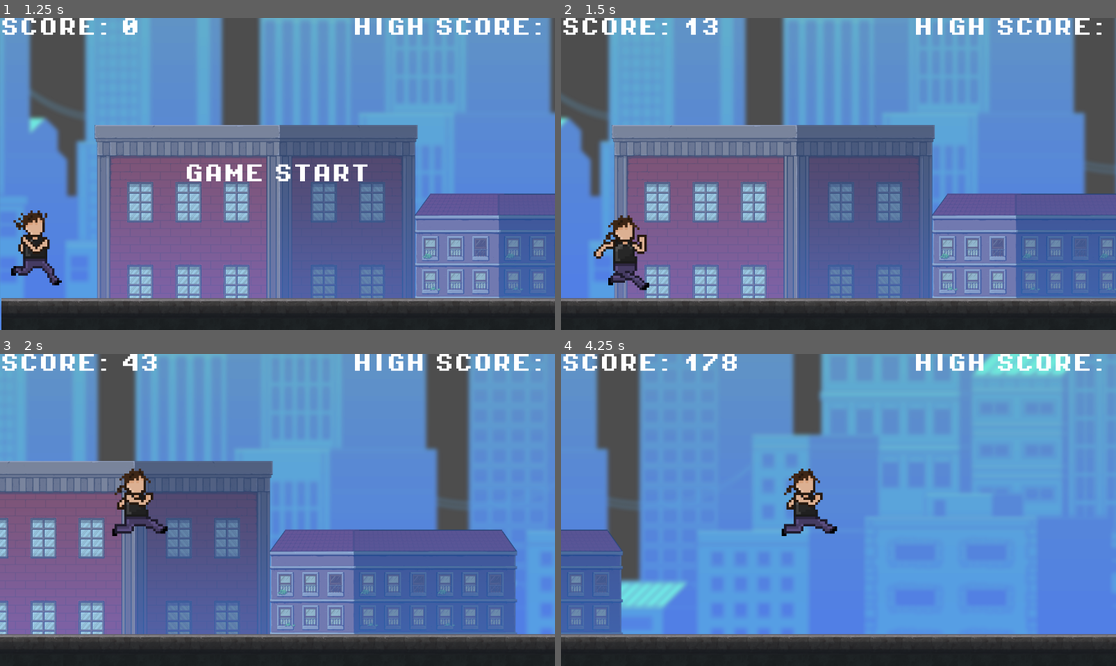
Above: before the commit, frames 1-4 (two rows, left to right).
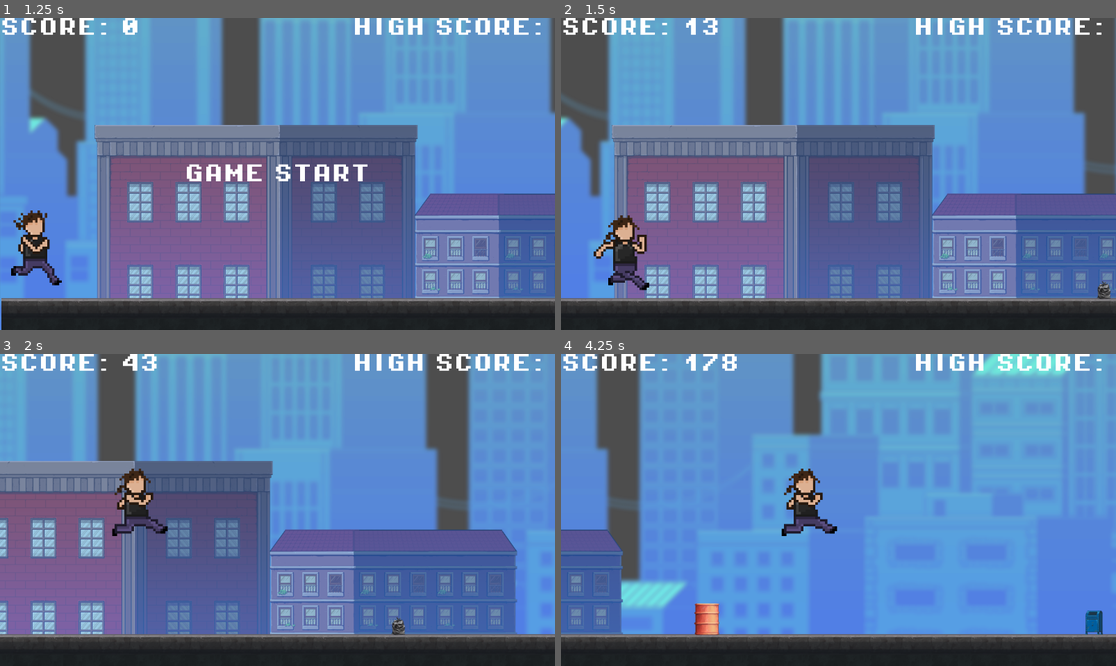
Above: after the commit, the same moments.

Repository: Chantology/runkimmy
Game: Godot game, scene res://scenes/ui/main_menu.tscn
Same seed, same stepped clock (60 frames per second), same inputs: the game is played once before the commit and once after it.
Inputs:
- Up to frame 1 (1.25 s): click "PLAY GAME" at 0.5 s
- Up to frame 2 (1.5 s): tap Enter (ui_accept) at 1.25 s; hold Right (ui_right) from 1.28 s (still down)
- Up to frame 3 (2 s): keep holding Right (ui_right); tap Enter (ui_accept) at 1.52 s
- Up to frame 4 (4.25 s): tap Enter (ui_accept) at 2.27, 3.77 s; release Right (ui_right) at 2.78 s; hold Left (ui_left) 2.78-3.53 s; hold Right (ui_right) from 3.53 s (still down)

Frame 1 is identical in both runs. In frame 2, 0.1% of the frame differs, in the area x 96-99%, y 84-91%; in frame 3, 0.1%; in frame 4, 0.7%, in the area x 23-98%, y 79-91%.

Commit message:
- fixed Obstacles to appear https://github.com/Chantology/runkimmy/issues/1
- adjustment of foodstand
- obstacles scaling not rught
- check level code and remove temp notes

To Dos:
- scaling
- obstacles don't do anything
- obstacles need to be removed when off screen

Diff:
--- a/scenes/props/foodstand.tscn
+++ b/scenes/props/foodstand.tscn
@@ -9,9 +9,9 @@
 
 [node name="Sprite2D" type="Sprite2D" parent="."]
 texture_filter = 1
-position = Vector2(0, -124)
+position = Vector2(0, -59)
 texture = ExtResource("1_j6co1")
 
 [node name="CollisionShape2D" type="CollisionShape2D" parent="."]
-position = Vector2(10.5, -79.5)
+position = Vector2(10.5, -17)
 shape = SubResource("RectangleShape2D_625g0")
--- a/scripts/level.gd
+++ b/scripts/level.gd
@@ -40,6 +40,8 @@
 	show_score()
 	game_running = false
 	difficulty = 0
+	#ground height: added for debugging purposes
+	print(ground_height)
 
 	#reset the nodes
 	$player.position = PLAYER_START_POS
@@ -77,9 +79,9 @@
 			$ground.position.x += screen_size.x
 
 		#update obstacles that are off screen:  ~~~NOT WORKING min 41 in Video ~~~
-		#for obs in obstacles:
-			#if obs.position.x < ($Camera2D.position.x - screen_size.x):
-				#remove_obs(obs)
+		for obs in obstacles:
+			if obs.position.x < ($Camera2D.position.x - screen_size.x):
+				remove_obs(obs)
 	else:
 		if Input.is_action_just_pressed("ui_accept"):
 			game_running = true
@@ -96,17 +98,20 @@
 			var obs_height = obs.get_node("Sprite2D").texture.get_height()
 			var obs_scale = obs.get_node("Sprite2D").scale
 			var obs_x : int = screen_size.x + score + 100 + (i * 100)
-			var obs_y : int = screen_size.y - ground_height - (obs_height * obs_scale.y / 2) + 5
+			#Note: 525 is hardcoded value for height
+			var obs_y : int = screen_size.y - ground_height - (obs_height * obs_scale.y / 2) - 525
 			last_obs = obs
 			add_obs(obs, obs_x, obs_y)
+			#print position of the obstacles - added for debugging purposes
+			print(obs.position)
 
 
 func add_obs(obs, x, y):
-	obs.position = Vector2i(x, y)
+	obs.global_position = Vector2i(x, y)
 	add_child(obs)
 	obstacles.append(obs)
 
-#func remove_obs(): ~~~NOT WORKING min 41 in Video ~~~
+func remove_obs(obs):
 	obs.queue_free()
 	obstacles.erase(obs)
 
Not shown, added: scenes/pla244B.tmp
